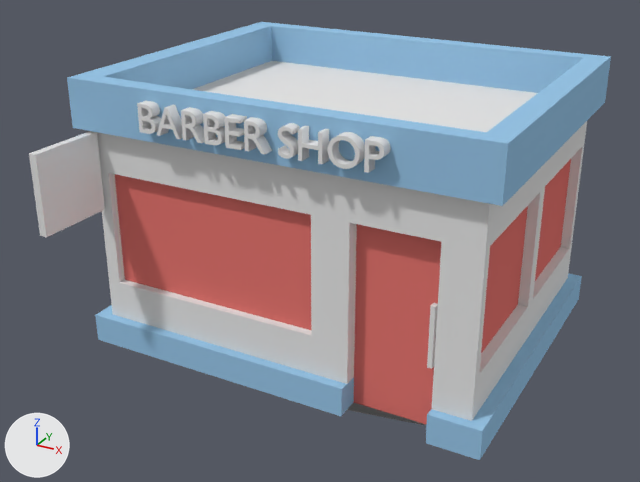
The Blender file Assets/Models/BarberShop.blend, before and after one commit.
Rendered twice from a 50 mm lens placed at (4.92, -9.78, 5.97), pointed at (-0.1, -0.67, 1.41). Lighting does not change. The marker at lower left points along +X, +Y and +Z.

Script lines for the objects in view, before the commit:
```python
me_cube = bpy.data.meshes.new('Cube')
me_cube.from_pydata(...)  # a box spanning x -2.489..-2.389, y -3.344..-2.344, z 1.362..2.362
me_cube_001 = bpy.data.meshes.new('Cube.001')
me_cube_001.from_pydata(...)  # 348 vertices, 338 faces, 2 loose edges; spans x -2.69..2.67, y -2.14..2.14, z -0.01..3.53
# faces by material slot: [202, 132, 4]
me_cube_001.materials.append(mat_all)  # white #e7e7e7
me_cube_001.materials.append(mat_footer)  # blue #99c6e7
me_cube_001.materials.append(mat_glass)  # red #e77872
txt_barber_shop = bpy.data.curves.new('BARBER SHOP', 'FONT')
txt_barber_shop.body = 'BARBER SHOP'
txt_barber_shop.materials.append(mat_material)  # white #e7e7e7
txt_barber_shop.extrude = 0.15
txt_barber_shop.offset_x = -3.182
txt_barber_shop.offset_y = -0.341
ob_cube = bpy.data.objects.new('Cube', me_cube_001)
ob_cube.location = (0.0, 0.0, 0.0)
ob_cube_001 = bpy.data.objects.new('Cube.001', me_cube)
ob_cube_001.location = (-0.01, 0.3, 0.52)
ob_text = bpy.data.objects.new('Text', txt_barber_shop)
ob_text.location = (-0.01, -2.22, 3.24)
ob_text.rotation_euler = (1.571, 0.0, 0.0)  # degrees (90, 0, 0)
ob_text.scale = (0.487, 0.487, 0.487)
```
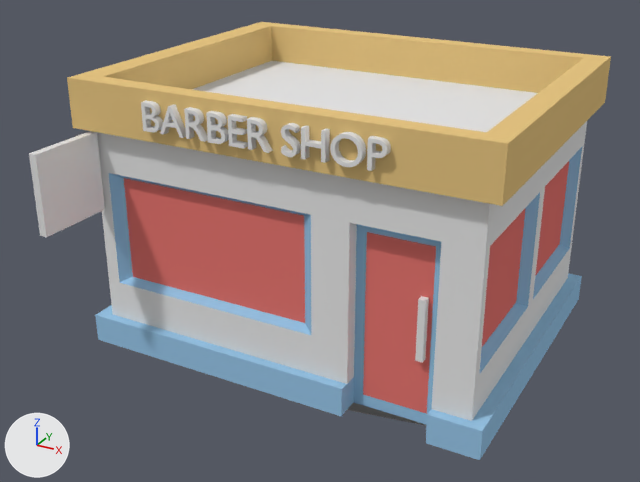
Pixel boxes [x1, y1, x2, y2] of what changed, in the pictures (640 x 482 px):
'Text', moved
    before: [137, 100, 391, 173]
    after: [141, 100, 391, 171]
part 1 of me_cube_001, built on
    before: [115, 159, 571, 424]
    after: [124, 161, 569, 424]
part 2 of me_cube_001, recoloured (grey to blue)
    both: [109, 147, 582, 373]
part 3 of me_cube_001, recoloured (blue to brown)
    both: [67, 22, 611, 206]

Patch to the scene script:
```diff
--- a/Assets/Models/BarberShop.blend.py
+++ b/Assets/Models/BarberShop.blend.py
@@ mat_third @@
+mat_third = diffuse_material('Third')
+mat_third.base_color = (0.8, 0.562, 0.225)  # beige #e7c682
@@ me_cube_001 @@
 # used by ob_cube; location = (0.0, 0.0, 0.0)
-me_cube_001.from_pydata(...)  # 348 vertices, 338 faces, 2 loose edges; spans x -2.69..2.67, y -2.14..2.14, z -0.01..3.53
+me_cube_001.from_pydata(...)  # 356 vertices, 346 faces, 2 loose edges; spans x -2.69..2.67, y -2.14..2.14, z -0.01..3.53
+# me_cube_001 part 1
+# 1 face is deleted
+# 12 vertices move from x -2.32..2.37, y -1.9..1.88, z 0.86..2.36 to x -2.18..2.37, y -1.9..1.79, z 0.94..2.29
+# 8 vertices are added at x 1.11..1.91, y -1.82, z 0.15..2.22
+# 8 new faces join them, mat_footer (blue #99c6e7)
+# 1 new face joins them, mat_glass (red #e77872)
+# me_cube_001 part 2: 12 faces spanning x -2.32..2.5, y -2.0..1.88, z 0.86..2.36 switch from mat_all (white #e7e7e7) to mat_footer (blue #99c6e7)
+# me_cube_001 part 3: 88 faces spanning x -2.69..2.67, y -2.14..2.14, z 2.92..3.53 switch from mat_footer (blue #99c6e7) to mat_third (beige #e7c683)
 me_cube_001.materials.append(mat_glass)
@@ ob_text @@
 ob_text = bpy.data.objects.new('Text', txt_barber_shop)
-ob_text.location = (-0.01, -2.22, 3.24)
+ob_text.location = (-0.01, -2.16, 3.24)
 ob_text.rotation_euler = (1.571, 0.0, 0.0)  # degrees (90, 0, 0)
```
